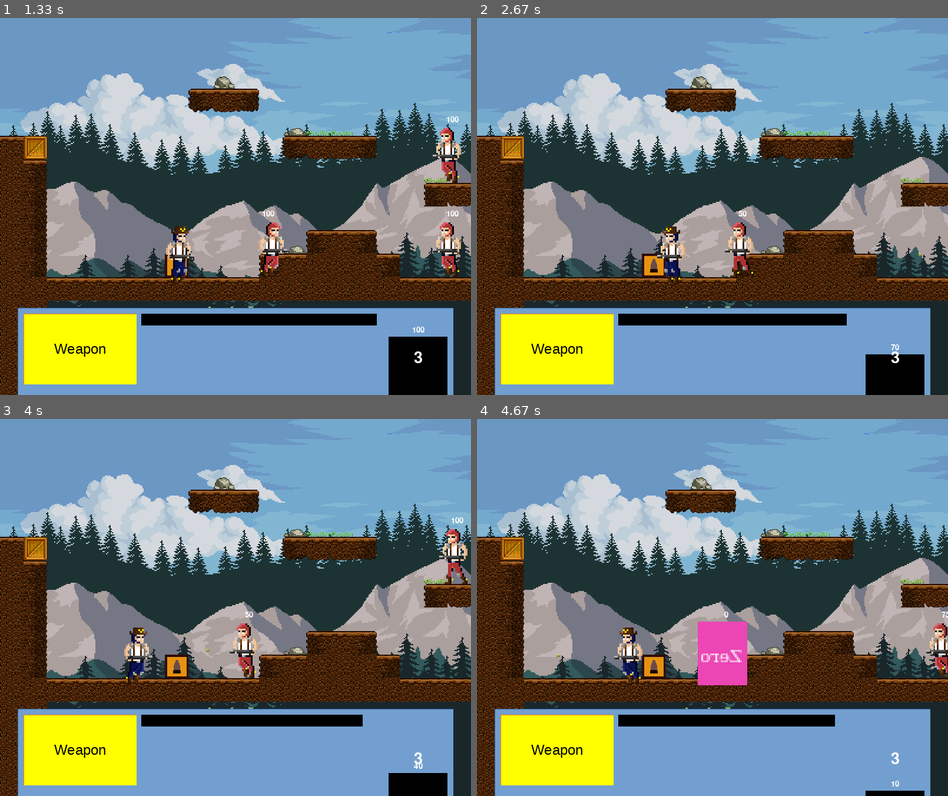
Above: before the commit, frames 1-4 (two rows, left to right).
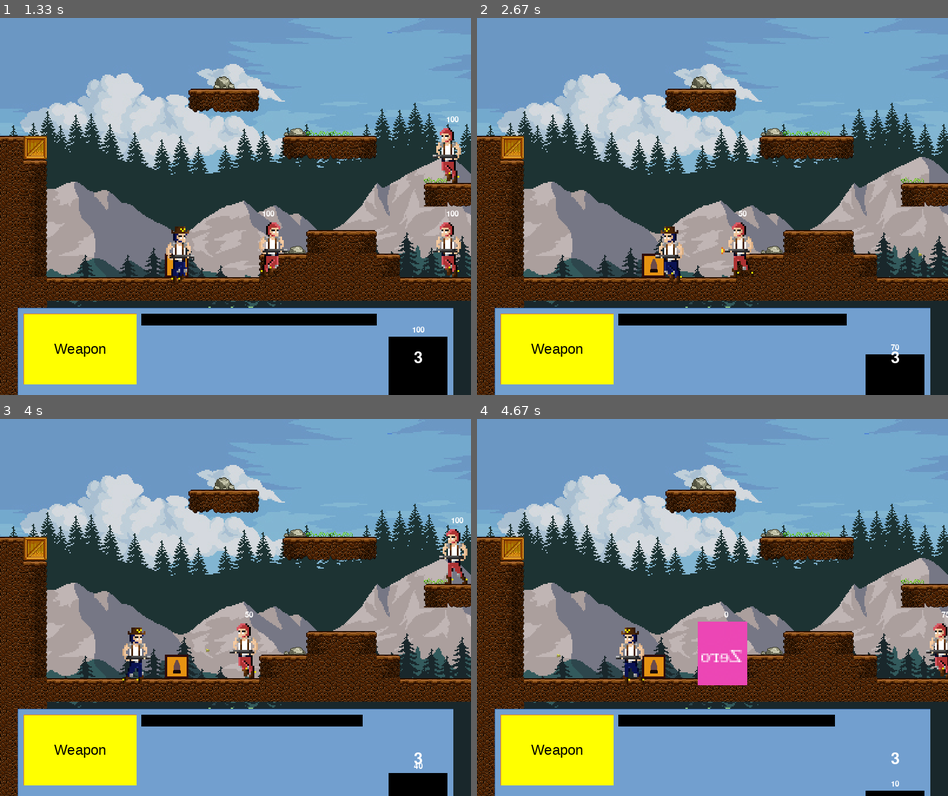
Above: after the commit, the same moments.

Repository: DevsInTheShed/pyGameJam2021
Game: pygame game, started from main.py
Two runs of this game, one before a commit and one after it. Both use one fixed random seed, a clock stepped at 60 frames per second and the inputs below.
Inputs (mouse positions are in pixels of both pictures, inside the frame that each line leads up to):
- Up to frame 1 (1.33 s): click (235, 217) at 0.38 s; click (334, 289) at 0.72 s; hold Right from 1 s (still down); move the mouse to (386, 195) at 1.03 s
- Up to frame 2 (2.67 s): release Right at 1.47 s; hold Up 1.5-1.8 s; tap Space at 1.57, 1.9, 2.2, 2.4 s; hold Right 1.83-2.3 s; hold Left from 2.33 s (still down)
- Up to frame 3 (4 s): tap Space at 2.7, 2.97, 3.27, 3.4, 3.8 s; release Left at 2.87 s; hold Left 2.9-3.3 s; hold Up 3.33-3.7 s; hold Right from 3.73 s (still down)
- Up to frame 4 (4.67 s): tap Space at 4.1, 4.47 s; release Right at 4.37 s; hold Left from 4.4 s (still down)

Frame 1 is identical in both runs. In frame 2, 0.3% of the frame differs, in the area x 37-53%, y 55-71%; in frame 3, 0.4%; in frame 4, 0.4%, in the area x 29-36%, y 55-71%.

Commit message:
update: add shoot anim

Diff:
--- a/game/character.py
+++ b/game/character.py
@@ -91,10 +91,10 @@
             else:
                 self.frame_index = 0
 
-    def shoot(self) :
-            damage = self.weapons[self.currentWeapon].damage
-            bullet = Bullet(self, self.rect.centerx + (0.75 * self.rect.width * self.direction), self.rect.centery, self.direction, damage)
-            self.bullet_group.add(bullet)
+    def shoot(self):
+        damage = self.weapons[self.currentWeapon].damage
+        bullet = Bullet(self, self.rect.centerx + (0.75 * self.rect.width * self.direction), self.rect.centery, self.direction, damage)
+        self.bullet_group.add(bullet)
 
     def checkLife(self):
         if self.health <= 0:
--- a/game/enemy.py
+++ b/game/enemy.py
@@ -31,7 +31,7 @@
                 self.idlingCounter = 50
                 self.update_action(self.actions.idle)
             if  self.player.alive and self.vision.colliderect(self.player):
-                self.update_action(self.actions.idle)
+                self.update_action(self.actions.shoot)
                 self.shoot()
             else:
                 if self.idling == False:
--- a/game/enums.py
+++ b/game/enums.py
@@ -5,6 +5,7 @@
     run = 1
     jump = 2
     death = 3
+    shoot = 4
 
 class Screen(Enum):
     menu = 0
--- a/game/globals.py
+++ b/game/globals.py
@@ -82,7 +82,7 @@
             num_of_frames = len(os.listdir(os.path.join('assets', 'sprites', 'characters', char_type, animation)))
             for i in range(num_of_frames):
                 i = str(i)
-                img = pygame.image.load(os.path.join('assets', 'sprites', 'characters', char_type, animation, i+'.png')).convert_alpha()
+                img = pygame.image.load(os.path.join('assets', 'sprites', 'characters', char_type, animation, f'{i}.png')).convert_alpha()
                 img = pygame.transform.scale(img, (int(img.get_width() * CharacterScale), int(img.get_height() * CharacterScale)))
                 temp_list.append(img)
 
@@ -90,6 +90,6 @@
 
 
 
-animation_types = ['Idle', 'Run', 'Jump', 'Death']
+animation_types = ['Idle', 'Run', 'Jump', 'Death', 'Shoot']
 getCharacterSprites(PlayerTypes, animation_types, PlayerSprites)
 getCharacterSprites(EnemyTypes, animation_types, EnemySprites)
--- a/game/player.py
+++ b/game/player.py
@@ -53,8 +53,10 @@
 
         if self.alive:
             if self.state[pygame.K_SPACE]:
+                self.update_action(self.actions.shoot)
                 self.shoot()
-            if self.in_air:
+
+            elif self.in_air:
                 self.update_action(self.actions.jump)
             elif self.state[pygame.K_LEFT] or self.state[pygame.K_RIGHT]:
                 self.update_action(self.actions.run)
